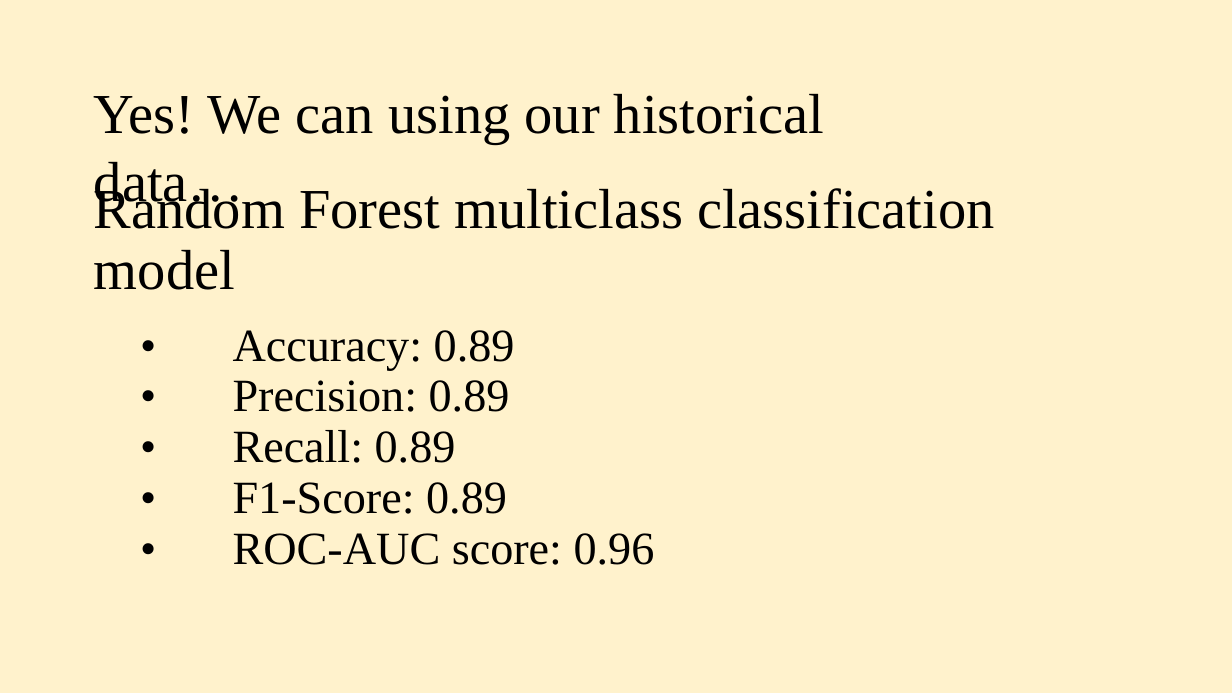
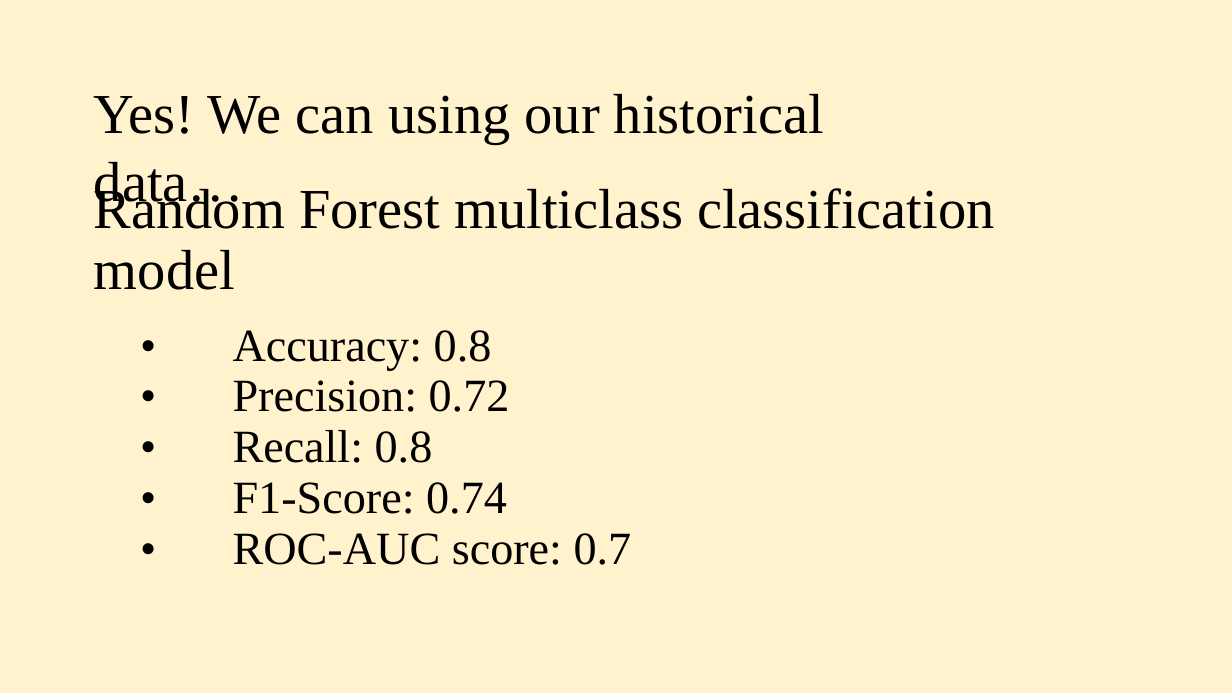
Before and after one commit to liyueling13/Predicting-RDU-Delays-and-Cancellations, a slide deck: slide 3 of Reports/Final Slides.pptx. Drawn at 1232x693 pixels with LibreOffice and Linux fonts; fonts in the diff are those of the drawing. Boxes give left, top, right and bottom in pixels: in the first picture for what was removed or moved away, otherwise in the second. Text is boxed around its words. In the diff, an @@ line names an element or a change of style, - is before the commit and + after.

```diff
--- a/Reports/Final Slides.pptx
+++ b/Reports/Final Slides.pptx
@@ text at <box>233,330,632,565</box>: text changed @@
-  • Accuracy: 0.89
-  • Precision: 0.89
-  • Recall: 0.89
-  • F1-Score: 0.89
-  • ROC-AUC score: 0.96
+  • Accuracy: 0.8
+  • Precision: 0.72
+  • Recall: 0.8
+  • F1-Score: 0.74
+  • ROC-AUC score: 0.7
```
Also in this commit, not shown: 1 other slide changed, 2 other files.
